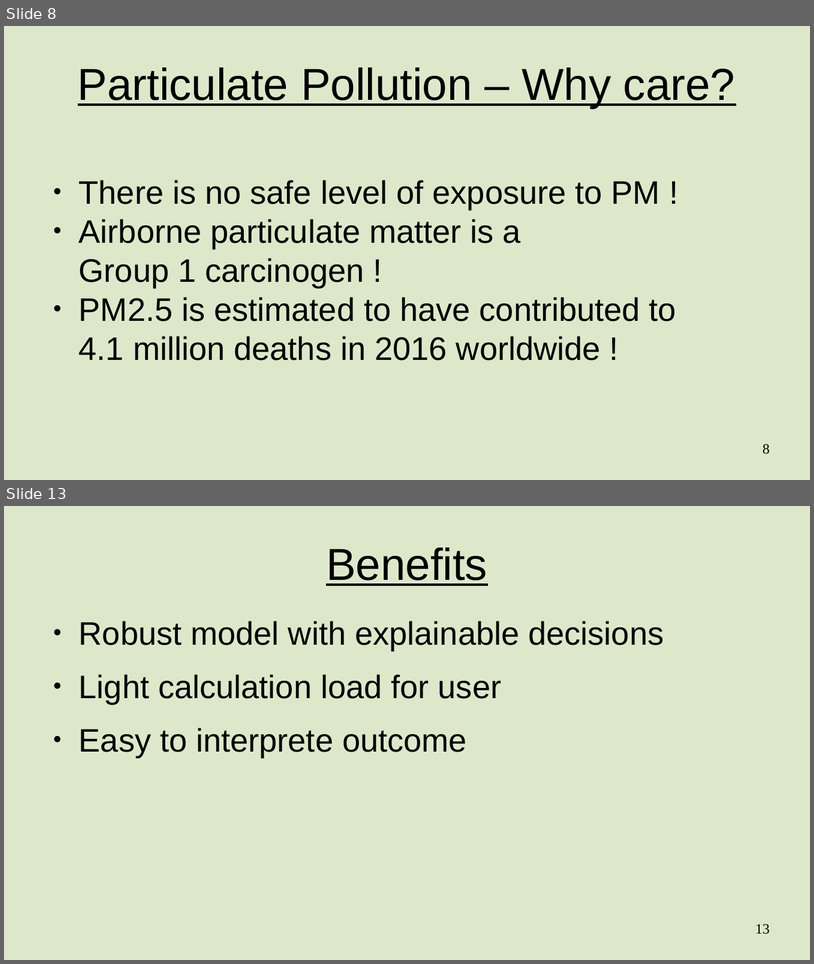
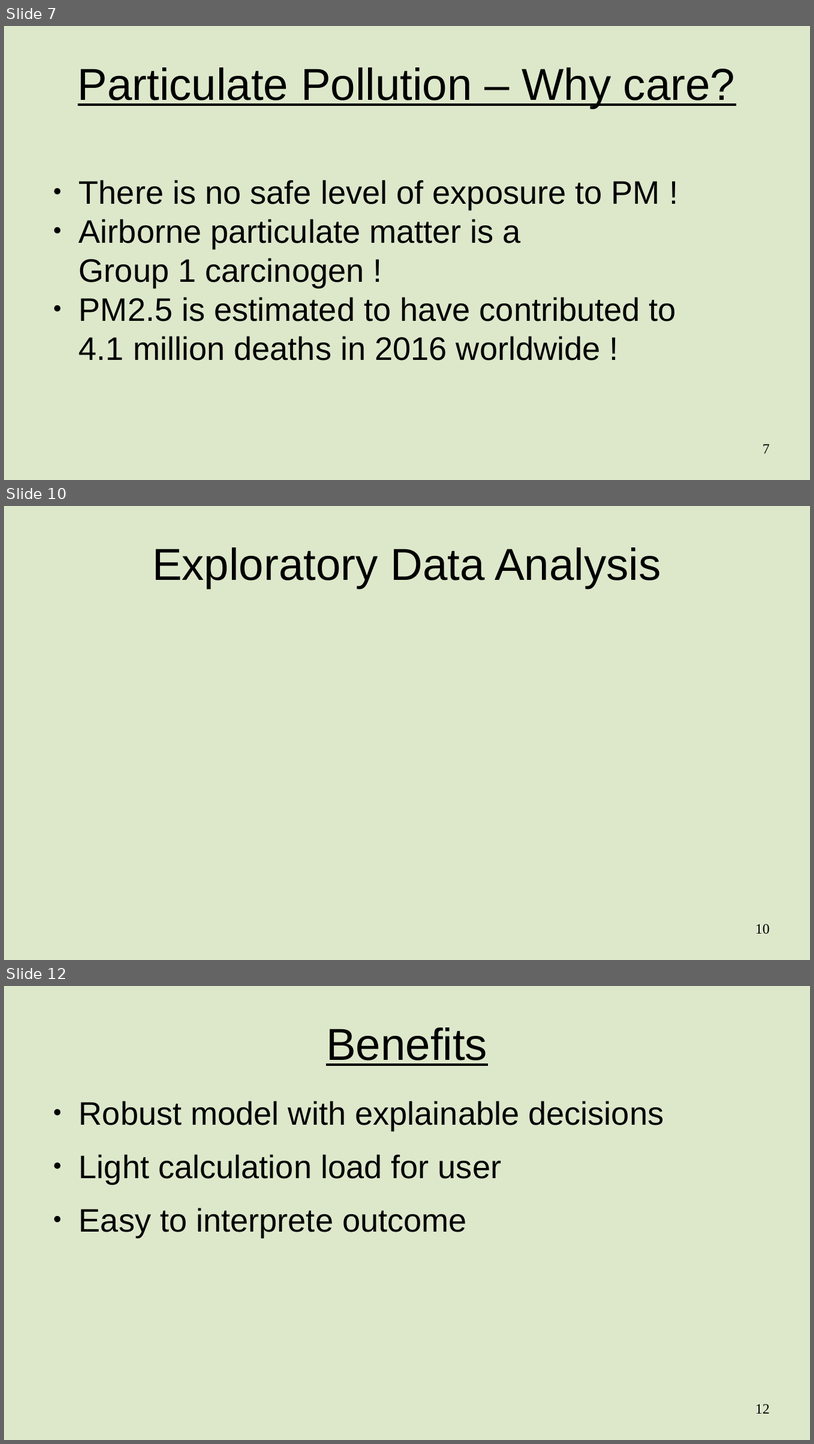
Before and after one commit to YvesL-Web/Air_Polution_Analysis, a slide deck: presentation/241127_00-first_plain_draft.odp. Shown one above the other, each under a label of ours: slides 8 and 13 before the commit, slides 7, 10 and 12 after it; the slides between them are not shown. The pictures are 814x964 and 814x1444 pixels, drawn with LibreOffice and Linux fonts; fonts in the diff are those of the drawing. Boxes give left, top, right and bottom in pixels: in the first picture for what was removed or moved away, otherwise in the second. Text is boxed around its words. In the diff, an @@ line names an element or a change of style, - is before the commit and + after.

```diff
--- a/presentation/241127_00-first_plain_draft.odp
+++ b/presentation/241127_00-first_plain_draft.odp
@@ slide 10 added at [4, 506, 810, 960], background #DDE8CB @@
@@ title added at [152, 547, 661, 588], 44 pt, text #000000 @@
+Exploratory Data Analysis
@@ page number added at [756, 924, 770, 934], 14 pt, text #000000 @@
+10
@@ what was slide 8 is now slide 7 @@
@@ page number at [763, 444, 770, 453]: text changed @@
-8
+7
@@ what was slide 13 is now slide 12 @@
@@ page number at [756, 1404, 770, 1413]: text changed @@
-13
+12
```
Also in this commit, not shown: 3 slides changed, 1 other slide added, 1 slide removed, 2 other files.
